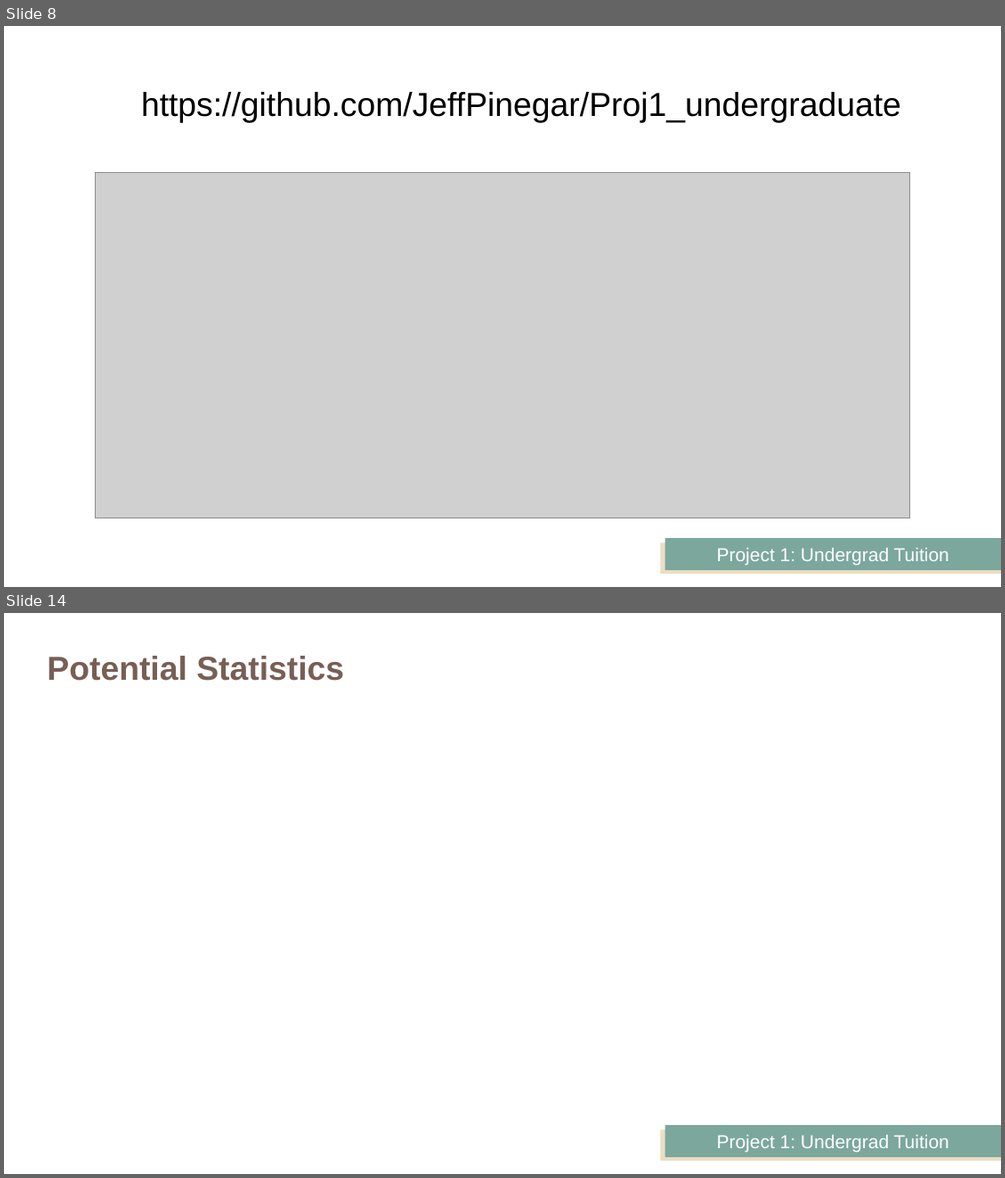
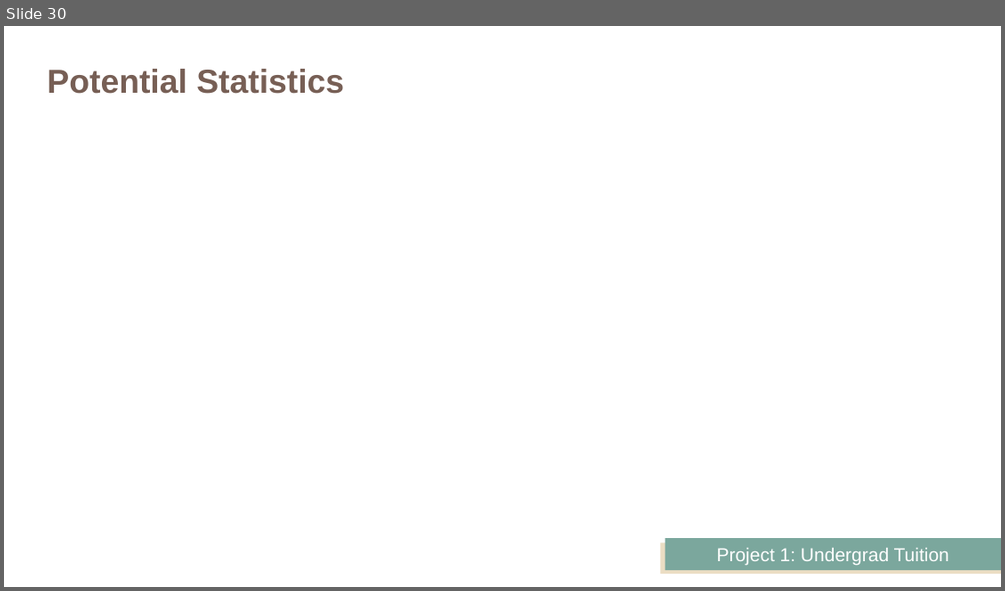
Before and after one commit to JeffPinegar/Proj1_undergraduate, a slide deck: Presentation/Getting Started.pptx. Shown one above the other, each under a label of ours: slides 8 and 14 before the commit, slide 30 after it; the slides between them are not shown. The pictures are 1005x1178 and 1005x591 pixels, drawn with LibreOffice and Linux fonts; fonts in the diff are those of the drawing; grey boxes stand for pictures. Boxes give left, top, right and bottom in pixels: in the first picture for what was removed or moved away, otherwise in the second. Text is boxed around its words. In the diff, an @@ line names an element or a change of style, - is before the commit and + after.

```diff
--- a/Presentation/Getting Started.pptx
+++ b/Presentation/Getting Started.pptx
@@ slide 8 removed at (4, 26, 1001, 587), background #FFFFFF; not listed: 2 template elements that a slide beside it also shows @@
@@ text removed at (141, 92, 901, 123) @@
-https://github.com/JeffPinegar/Proj1_undergraduate
@@ picture removed at (96, 173, 910, 518) @@
@@ what was slide 14 is now slide 30 @@
```
Also in this commit, not shown: 2 slides changed, 26 slides added, 9 other slides removed, 7 other files.
